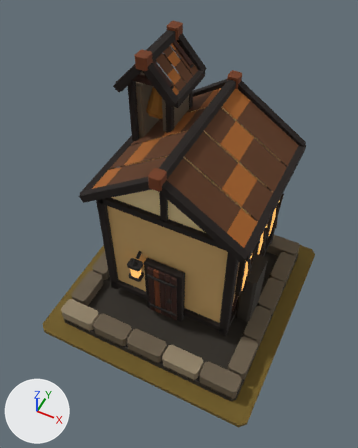
Renders of the glTF model art/chapel_t5/chapel_t5.glb from each side of a commit.
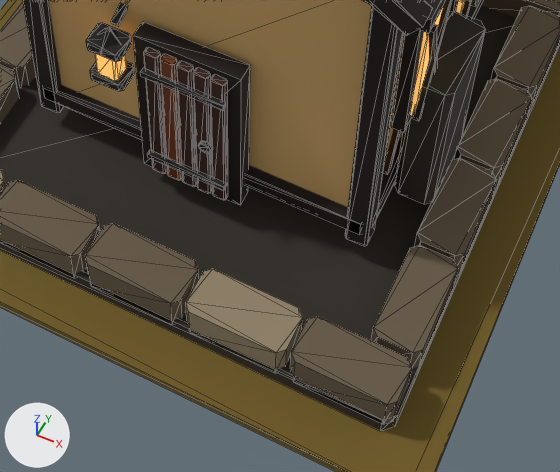
Old and new are each drawn whole from a 50 mm camera at (1.37, -2.93, 4.74) aimed at (-0.03, -0.14, 1.25) and again close up on the part from 27% to 82% of the width and 56% to 93% of the height. Lighting does not change. The marker at lower left points along +X, +Y and +Z. The last two pictures show the newer version. The close-ups show mesh edges as thin lines.

Objects in the first close-up: 'MMR | chapel | T05 Architecture.001', 'MMR | chapel | Tier 05 Ground.001'.
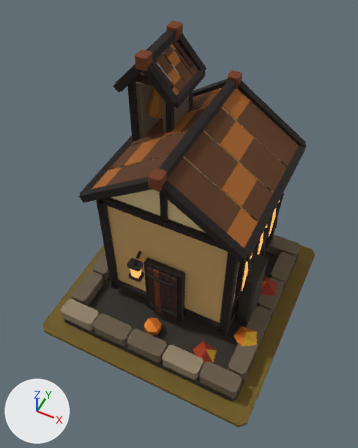
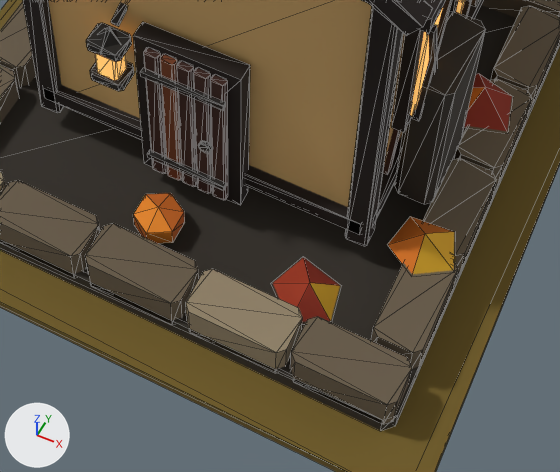
Patch to the scene script:
```diff
--- a/art/chapel_t5/chapel_t5.glb.py
+++ b/art/chapel_t5/chapel_t5.glb.py
@@ me_mmr___chapel___t05_autumn_dressing_001 @@
+me_mmr___chapel___t05_autumn_dressing_001.from_pydata(...)  # 37 vertices, 38 faces; spans x -1.01..0.99, y -0.83..0.79, z 0.09..0.32
+me_mmr___chapel___t05_autumn_dressing_001.materials.append(mat_mmr___shared_palette_atlas)  # picture img_mmr_shared_color_palette_64
@@ ob_mmr___chapel___t05_autumn_dressing_001 @@
+ob_mmr___chapel___t05_autumn_dressing_001 = bpy.data.objects.new('MMR | chapel | T05 Autumn Dressing.001', me_mmr___chapel___t05_autumn_dressing_001)
+ob_mmr___chapel___t05_autumn_dressing_001.location = (0.0, 0.0, 0.05)
```

What differs and where, as boxes [x1, y1, x2, y2] in the close-ups (560 x 472 px):
'MMR | chapel | T05 Autumn Dressing.001', added
    after: [133, 73, 512, 322]
